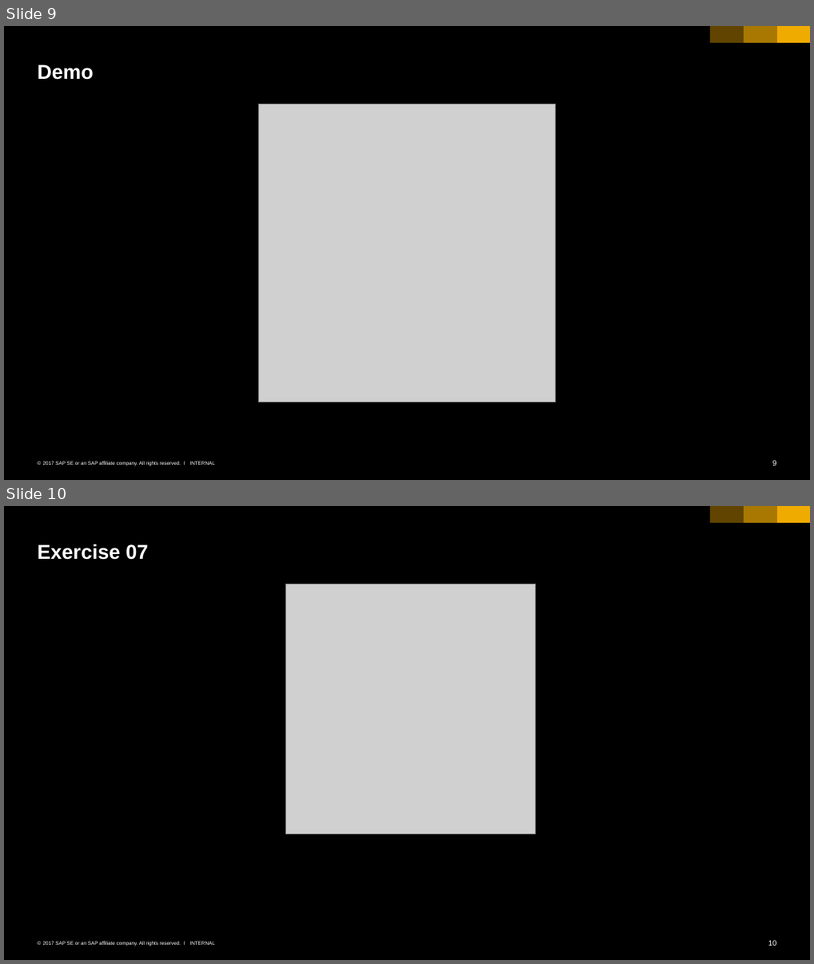
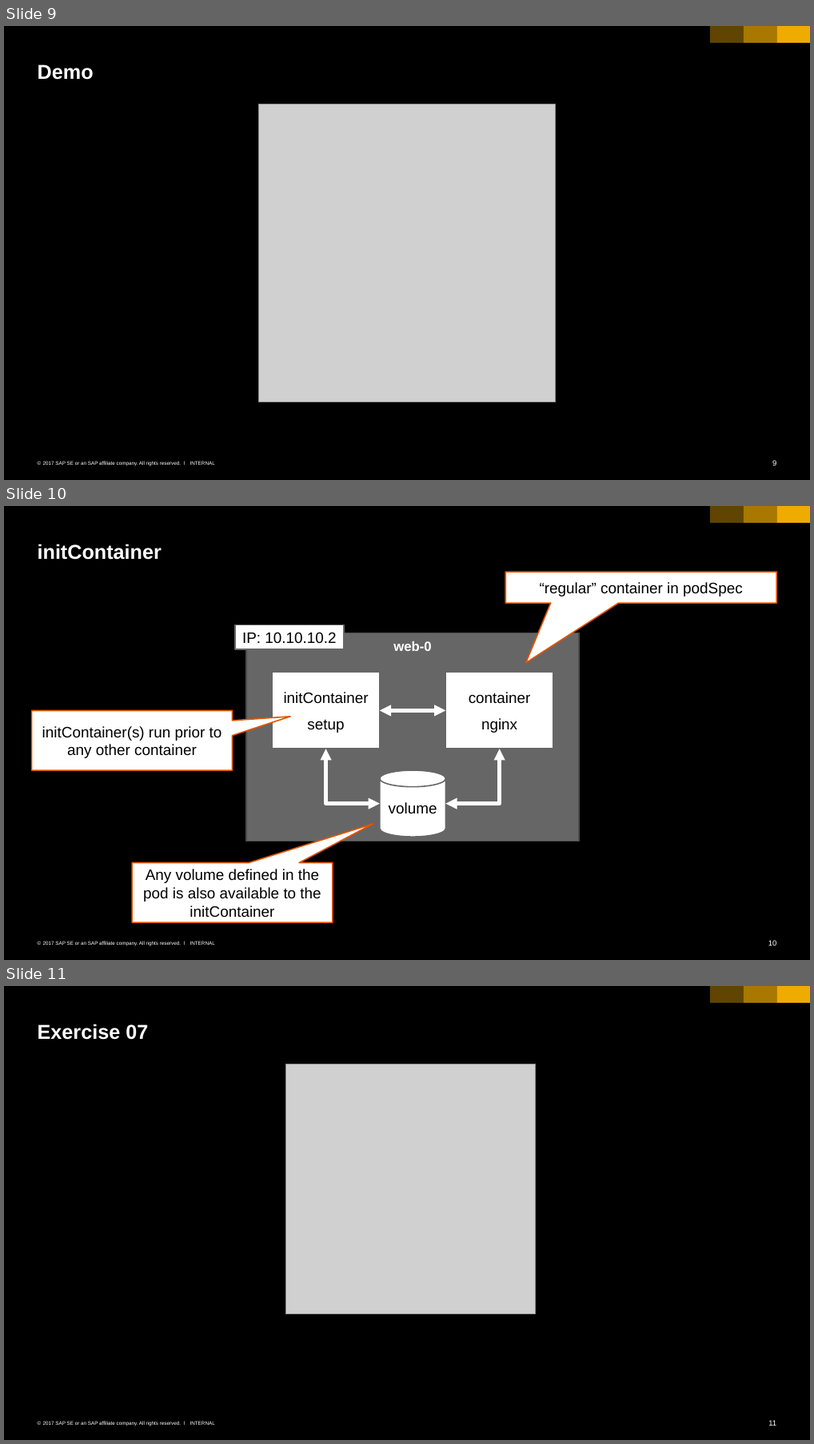
Before and after one commit to cuijiyao01/docker-k8s-training, a slide deck: kubernetes/10_statefulset.pptx. Shown one above the other, each under a label of ours: slides 9 and 10 before the commit, slides 9, 10 and 11 after it. The pictures are 814x964 and 814x1444 pixels, drawn with LibreOffice and Linux fonts; fonts in the diff are those of the drawing; grey boxes stand for pictures. Boxes give left, top, right and bottom in pixels: in the first picture for what was removed or moved away, otherwise in the second. Text is boxed around its words. In the diff, an @@ line names an element or a change of style, - is before the commit and + after.

```diff
--- a/kubernetes/10_statefulset.pptx
+++ b/kubernetes/10_statefulset.pptx
@@ slide 10 added at <box>4,506,810,960</box>, background #000000; not listed: 6 template elements that a slide beside it also shows @@
@@ title added at <box>38,544,162,560</box>, 24 pt, text #FFFFFF, bold @@
+initContainer
@@ speech box added at <box>506,572,777,603</box>, fill #FFFFFF, outline #E35500 1.5 pt, 18 pt, text #000000 @@
+“regular” container in podSpec
@@ speech box added at <box>32,710,233,770</box>, fill #FFFFFF, outline #E35500 1.5 pt, 18 pt, text #000000 @@
+initContainer(s) run prior to any other container
@@ group added at <box>235,625,579,841</box>: 4 rectangles, 3 elbow double arrows, 1 cylinder @@
+web-0
+IP: 10.10.10.2
+initContainer
+setup
+volume
+container
+nginx
@@ speech box added at <box>132,862,333,922</box>, fill #FFFFFF, outline #E35500 1.5 pt, 18 pt, text #000000 @@
+Any volume defined in the pod is also available to the initContainer
@@ what was slide 10 is now slide 11 @@
@@ page number at <box>769,1420,777,1425</box>: text changed @@
-10
+11
```
Also in this commit, not shown: 4 other files.
